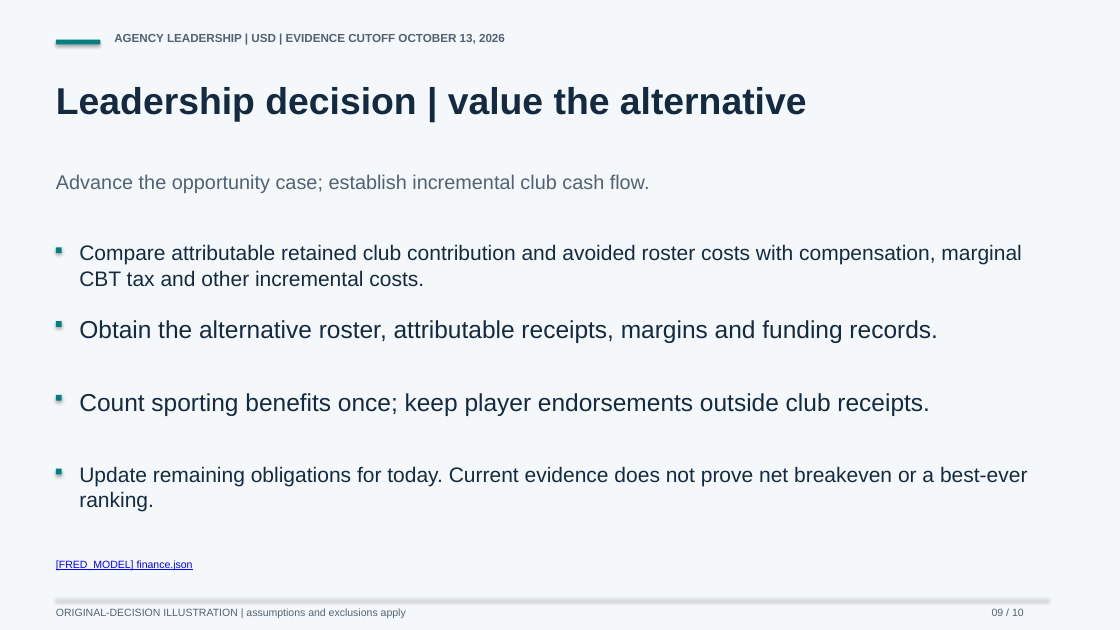
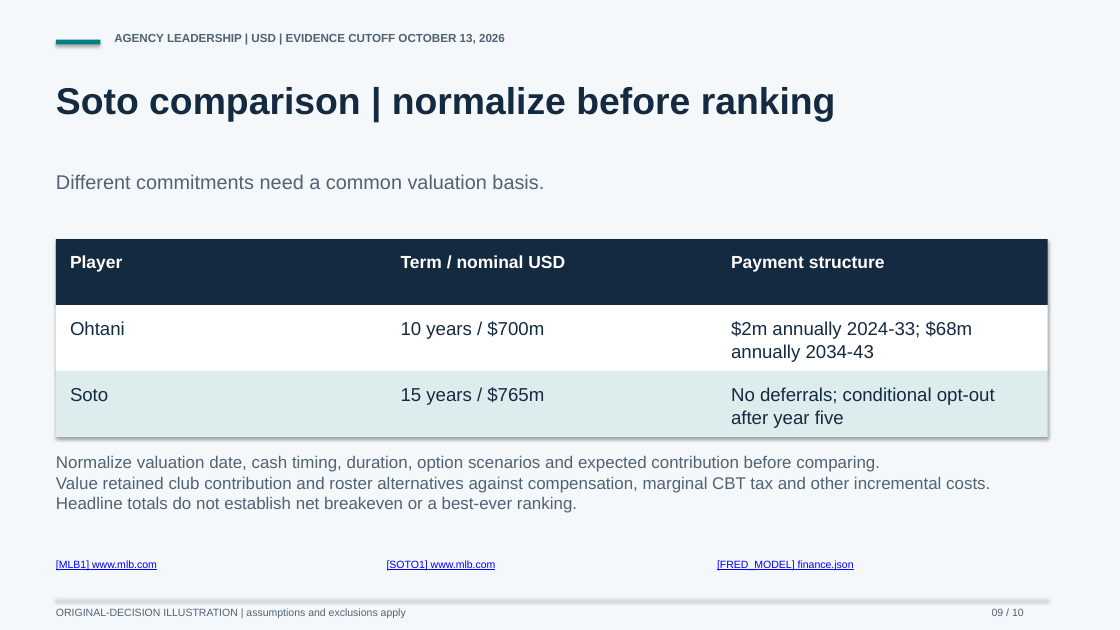
Before and after one commit to Etdev2/sweet-potato-fried-test, a slide deck: slide 9 of ST-1/decks/st1-owner-agency.pptx. Drawn at 1120x630 pixels with LibreOffice and Linux fonts; fonts in the diff are those of the drawing. Boxes give left, top, right and bottom in pixels: in the first picture for what was removed or moved away, otherwise in the second. Text is boxed around its words. In the diff, an @@ line names an element or a change of style, - is before the commit and + after.

```diff
--- a/ST-1/decks/st1-owner-agency.pptx
+++ b/ST-1/decks/st1-owner-agency.pptx
@@ text at [56,87,836,121]: text changed @@
-Leadership decision | value the alternative
+Soto comparison | normalize before ranking
@@ text at [56,174,544,189]: text changed @@
-Advance the opportunity case; establish incremental club cash flow.
+Different commitments need a common valuation basis.
@@ rectangle added at [56,239,1049,305], fill #142A40 @@
@@ rectangle removed at [56,247,62,253] @@
@@ text added at [70,255,122,272], 15 pt, text #FFFFFF, bold @@
+Player
@@ text removed at [79,244,1021,287] @@
-Compare attributable retained club contribution and avoided roster costs with compensation, marginal
-CBT tax and other incremental costs.
@@ text added at [401,255,565,268], 15 pt, text #FFFFFF, bold @@
+Term / nominal USD
@@ text added at [731,256,885,272], 15 pt, text #FFFFFF, bold @@
+Payment structure
@@ rectangle removed at [56,321,62,327] @@
@@ rectangle added at [56,305,1049,371], fill #FFFFFF @@
@@ text added at [70,321,125,335], 16 pt, text #142A40 @@
+Ohtani
@@ text removed at [79,320,937,343] @@
-Obtain the alternative roster, attributable receipts, margins and funding records.
@@ text added at [401,321,544,339], 16 pt, text #142A40 @@
+10 years / $700m
@@ text added at [731,321,973,362], 16 pt, text #142A40 @@
+$2m annually 2024-33; $68m
+annually 2034-43
@@ rectangle added at [56,371,1049,437], fill #DDEDEE @@
@@ text added at [70,388,108,401], 16 pt, text #142A40 @@
+Soto
@@ text added at [401,387,544,405], 16 pt, text #142A40 @@
+15 years / $765m
@@ text added at [731,387,995,428], 16 pt, text #142A40 @@
+No deferrals; conditional opt-out
+after year five
@@ rectangle removed at [56,395,62,401] @@
@@ text removed at [79,393,930,416] @@
-Count sporting benefits once; keep player endorsements outside club receipts.
@@ text at [56,455,990,513]: text changed; size 18 to 14.5 pt; text colour #142A40 to #506274 @@
-Update remaining obligations for today. Current evidence does not prove net breakeven or a best-ever
-ranking.
+Normalize valuation date, cash timing, duration, option scenarios and expected contribution before comparing.
+Value retained club contribution and roster alternatives against compensation, marginal CBT tax and other incremental costs.
+Headline totals do not establish net breakeven or a best-ever ranking.
@@ rectangle removed at [56,469,62,475] @@
@@ text added at [56,560,157,571], 9 pt, text #0000FF, underline @@
+[MLB1] www.mlb.com
@@ text added at [387,560,496,570], 9 pt, text #0000FF, underline @@
+[SOTO1] www.mlb.com
@@ text "[FRED_MODEL] finance.json": place and size @@
-text "[FRED_MODEL] finance.json" at [56,560,193,570]
+text "[FRED_MODEL] finance.json" at [717,560,854,570]
```
Also in this commit, not shown: 1 other slide changed, 27 other files.
